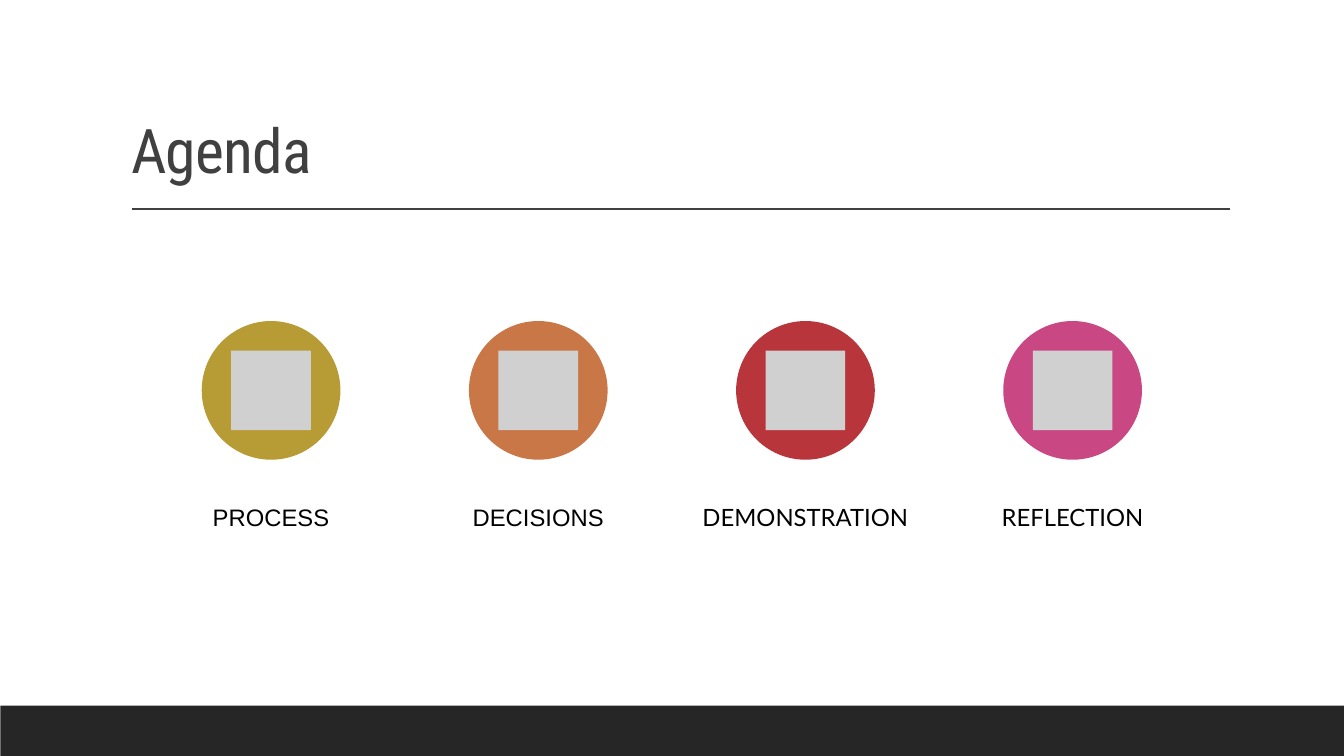
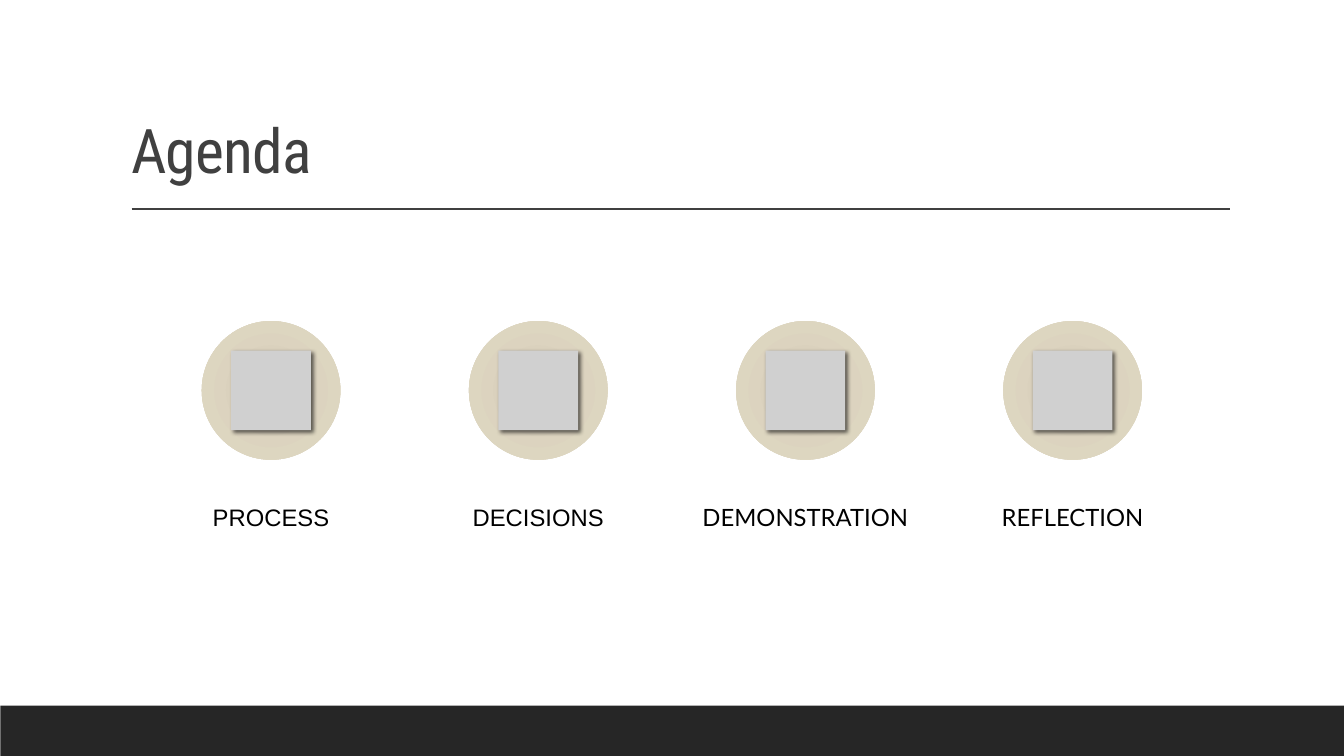
Before and after one commit to Mikey-OG/MediaBazaarproject, a slide deck: slide 2 of Project Documents/Presentation/MediaBazzarWebPresentation.pptx. Drawn at 1344x756 pixels with LibreOffice and Linux fonts; fonts in the diff are those of the drawing; grey boxes stand for pictures. Boxes give left, top, right and bottom in pixels: in the first picture for what was removed or moved away, otherwise in the second. Text is boxed around its words. In the diff, an @@ line names an element or a change of style, - is before the commit and + after.

```diff
--- a/Project Documents/Presentation/MediaBazzarWebPresentation.pptx
+++ b/Project Documents/Presentation/MediaBazzarWebPresentation.pptx
@@ ellipse at bbox=[202, 321, 341, 460]: fill #B79B35 to gradient #D9D0BC to #DBD2BF to #DFD5C1 to #E7DECD @@
@@ ellipse at bbox=[469, 321, 608, 460]: fill #C97747 to gradient #D9D0BC to #DBD2BF to #DFD5C1 to #E7DECD @@
@@ ellipse at bbox=[736, 321, 875, 460]: fill #B7353B to gradient #D9D0BC to #DBD2BF to #DFD5C1 to #E7DECD @@
@@ ellipse at bbox=[1003, 321, 1142, 460]: fill #C94783 to gradient #D9D0BC to #DBD2BF to #DFD5C1 to #E7DECD @@
```
Also in this commit, not shown: 5 other slides changed.
